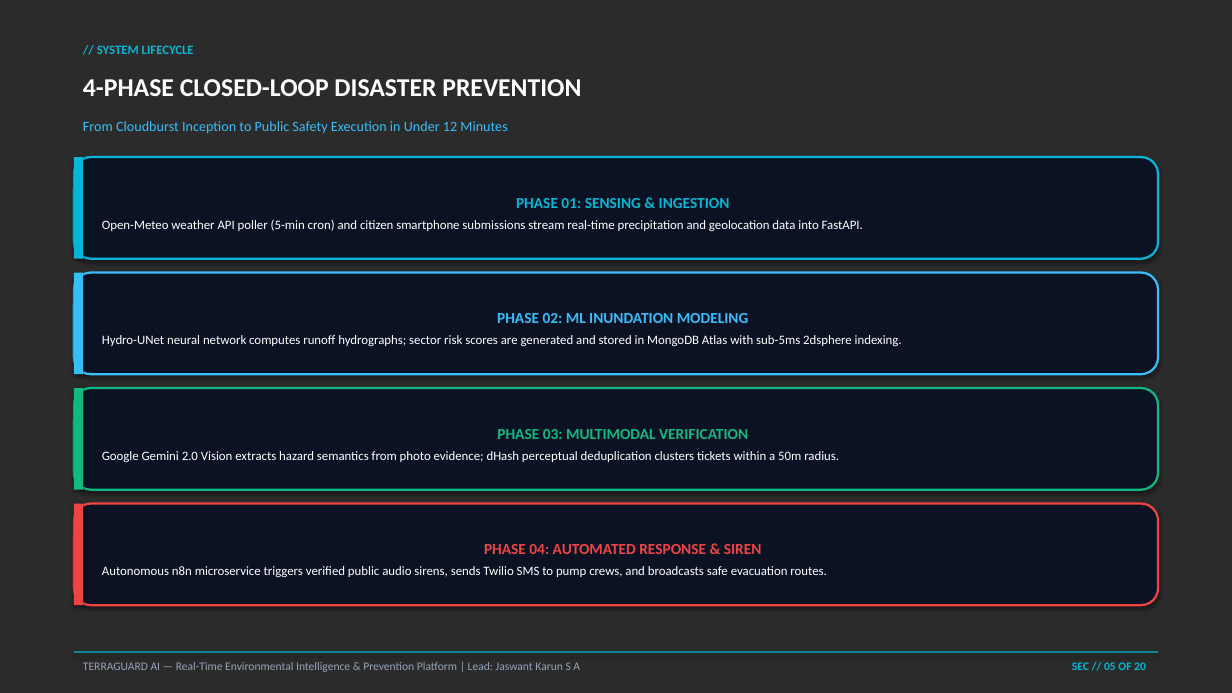
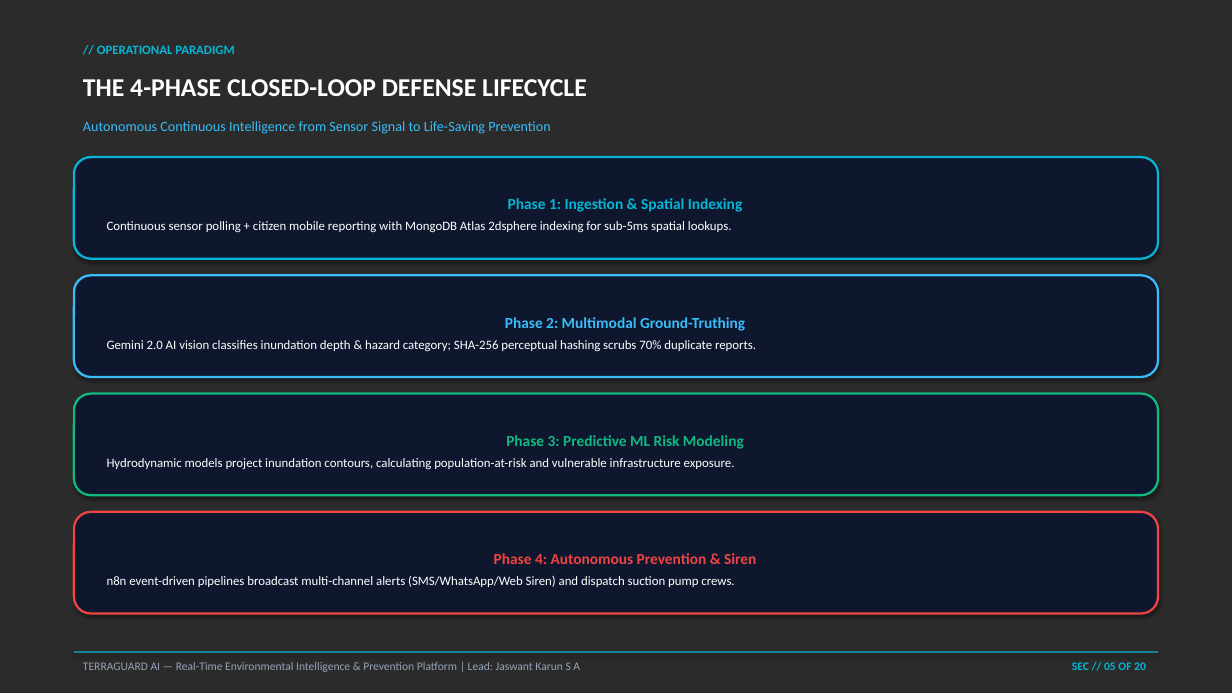
Before and after one commit to Jaswant-Karun/TerraGuard-AI, a slide deck: slide 5 of INFINEX_2K26_TerraGuard_AI_Presentation.pptx. Drawn at 1232x693 pixels with LibreOffice and Linux fonts; fonts in the diff are those of the drawing; background and template pictures are left out; a plain dark background stands for a picture behind light text. Boxes give left, top, right and bottom in pixels: in the first picture for what was removed or moved away, otherwise in the second. Text is boxed around its words. In the diff, an @@ line names an element or a change of style, - is before the commit and + after.

```diff
--- a/INFINEX_2K26_TerraGuard_AI_Presentation.pptx
+++ b/INFINEX_2K26_TerraGuard_AI_Presentation.pptx
@@ text at (97,45,234,54): text changed @@
-// SYSTEM LIFECYCLE
+// OPERATIONAL PARADIGM
@@ text at (83,79,587,96): text changed @@
-4-PHASE CLOSED-LOOP DISASTER PREVENTION
+THE 4-PHASE CLOSED-LOOP DEFENSE LIFECYCLE
@@ text at (83,121,550,134): text changed @@
-From Cloudburst Inception to Public Safety Execution in Under 12 Minutes
+Autonomous Continuous Intelligence from Sensor Signal to Life-Saving Prevention
@@ rectangle removed at (74,157,83,259) @@
@@ text in rounded rectangle at (107,198,743,233): text changed @@
-PHASE 01: SENSING & INGESTION
-Open-Meteo weather API poller (5-min cron) and citizen smartphone submissions stream real-time precipitation and geolocation data into FastAPI.
+Phase 1: Ingestion & Spatial Indexing
+Continuous sensor polling + citizen mobile reporting with MongoDB Atlas 2dsphere indexing for sub-5ms spatial lookups.
@@ rectangle removed at (74,273,83,374) @@
@@ text in rounded rectangle at (107,317,756,352): text changed @@
-PHASE 02: ML INUNDATION MODELING
-Hydro-UNet neural network computes runoff hydrographs; sector risk scores are generated and stored in MongoDB Atlas with sub-5ms 2dsphere indexing.
+Phase 2: Multimodal Ground-Truthing
+Gemini 2.0 AI vision classifies inundation depth & hazard category; SHA-256 perceptual hashing scrubs 70% duplicate reports.
@@ rounded rectangle removed at (74,388,1158,490) @@
-PHASE 03: MULTIMODAL VERIFICATION
-Google Gemini 2.0 Vision extracts hazard semantics from photo evidence; dHash perceptual deduplication clusters tickets within a 50m radius.
@@ rectangle removed at (74,388,83,490) @@
@@ rounded rectangle added at (74,394,1158,495), fill #0E172E, outline #10B981 1.75 pt, 10 pt, text #FFFFFF @@
+Phase 3: Predictive ML Risk Modeling
+Hydrodynamic models project inundation contours, calculating population-at-risk and vulnerable infrastructure exposure.
@@ rectangle removed at (74,504,83,605) @@
@@ fill #0B1224 to #0E172E in 3 elements at (74,157,1158,259), (74,275,1158,377), (74,512,1158,614) @@
@@ rounded rectangle "Phase 4: Autonomous Prevention & ...": place and size @@
-rounded rectangle "Phase 4: Autonomous Prevention & ..." at (74,504,1158,605)
+rounded rectangle "Phase 4: Autonomous Prevention & ..." at (74,512,1158,614)
@@ text in rounded rectangle at (107,553,756,587): text changed @@
-PHASE 04: AUTOMATED RESPONSE & SIREN
-Autonomous n8n microservice triggers verified public audio sirens, sends Twilio SMS to pump crews, and broadcasts safe evacuation routes.
+Phase 4: Autonomous Prevention & Siren
+n8n event-driven pipelines broadcast multi-channel alerts (SMS/WhatsApp/Web Siren) and dispatch suction pump crews.
```
Also in this commit, not shown: 10 other slides changed, 9 slides added, 9 slides removed, 2 other files.
